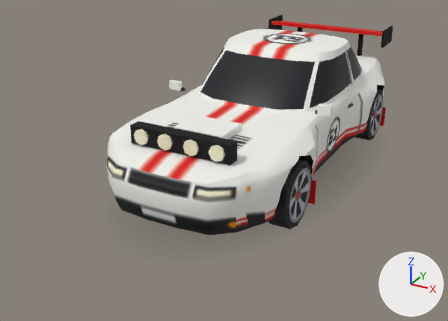
The glTF model modelos/redemoinho.glb as it was, and as the next commit left it.
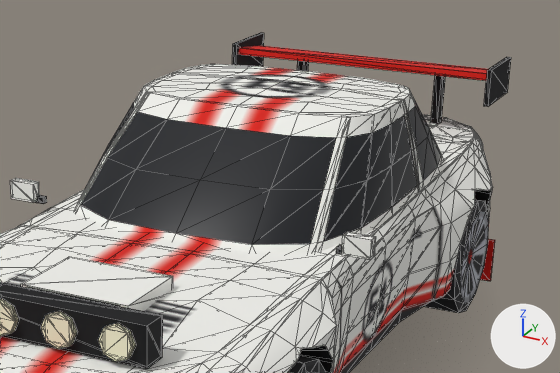
There are two pictures of each version: one whole from a camera (50 mm lens) standing at (2.7, -5.82, 2.79) and looking at (-0.29, -0.4, 0.08), one close up on the part from 37% to 93% of the width and 0% to 52% of the height. Every picture has the same lights, and +X, +Y and +Z are marked at lower right. The last two pictures show the newer version. The close-ups show mesh edges as thin lines. Where no turn or scale is listed for an object, it has been applied to the vertices. Vertices at exactly the same position are counted once.

In view in the first close-up: 'Capo_malha', 'Carroceria', 'Porta_D_malha', 'Porta_E_malha', 'Roda_DE', 'Roda_TE', 'Tampa_malha'.
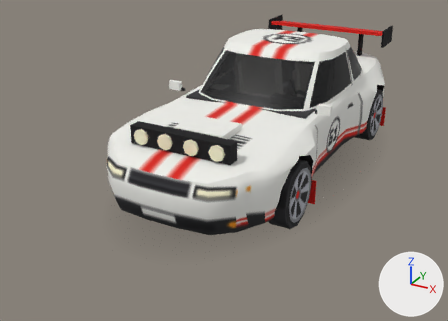
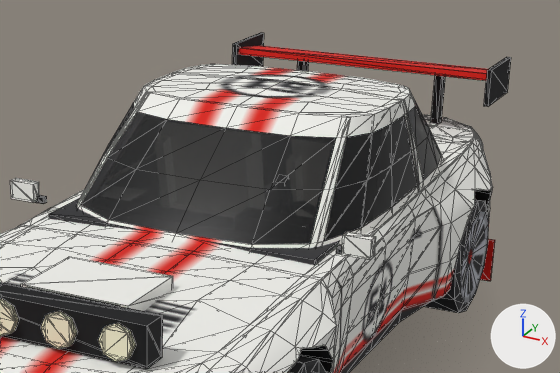
Boxes [x1, y1, x2, y2] around the edits, measured in the close-ups (560 x 373 px):
'Interior', reshaped (not visible before): after [49, 176, 340, 265]
part 1 of me_interior, added (mostly hidden): after [49, 198, 340, 265]

Patch to the scene script:
```diff
--- a/modelos/redemoinho.glb.py
+++ b/modelos/redemoinho.glb.py
@@ mat_banco @@
+mat_banco = principled_material('Banco')
+mat_banco.base_color = (0.893, 0.873, 0.813)  # white #f3f0e9
+mat_banco.roughness = 1.0
@@ mat_forro @@
+mat_forro = principled_material('Forro')
+mat_forro.base_color = (0.029, 0.029, 0.0323)  # dark grey #303032
+mat_forro.roughness = 1.0
@@ me_interior @@
 # used by ob_interior; location = (0.0, 0.0, 0.0)
-me_interior.from_pydata(...)  # 32 vertices, 48 faces; spans x -0.7..0.7, y -1.73..1.9, z 0.29..1.11
-me_interior.materials.append(mat_caixa)  # black #101013
+me_interior.from_pydata(...)  # 368 vertices, 502 faces; spans x -0.74..0.74, y -1.73..2.03, z 0.26..1.19
+# me_interior part 1: a new loose piece, a box spanning x -0.67..0.67, y -0.52..-0.16, z 0.52..0.79, in mat_forro (dark grey #303032)
+# other edits to the shape of me_interior do not show in these pictures
+me_interior.materials.append(mat_forro)  # dark grey #303032
+me_interior.materials.append(mat_banco)  # white #f3f0e9
+me_interior.materials.append(mat_cromo)  # light grey #b9bcc3
```
